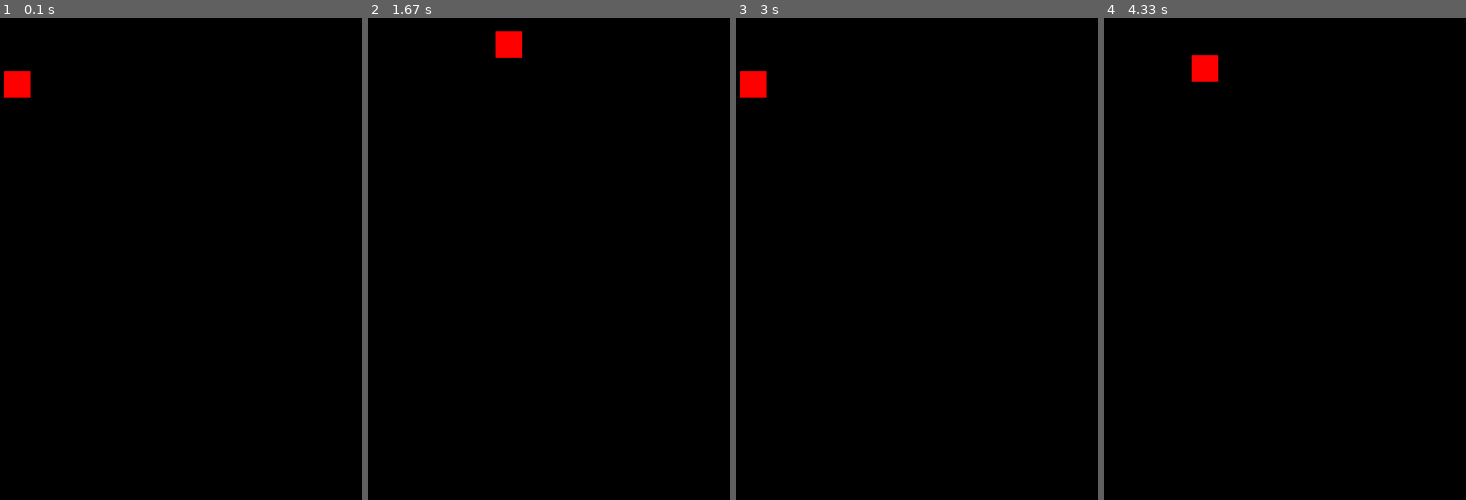
Above: before the commit, frames 1-4 (left to right).
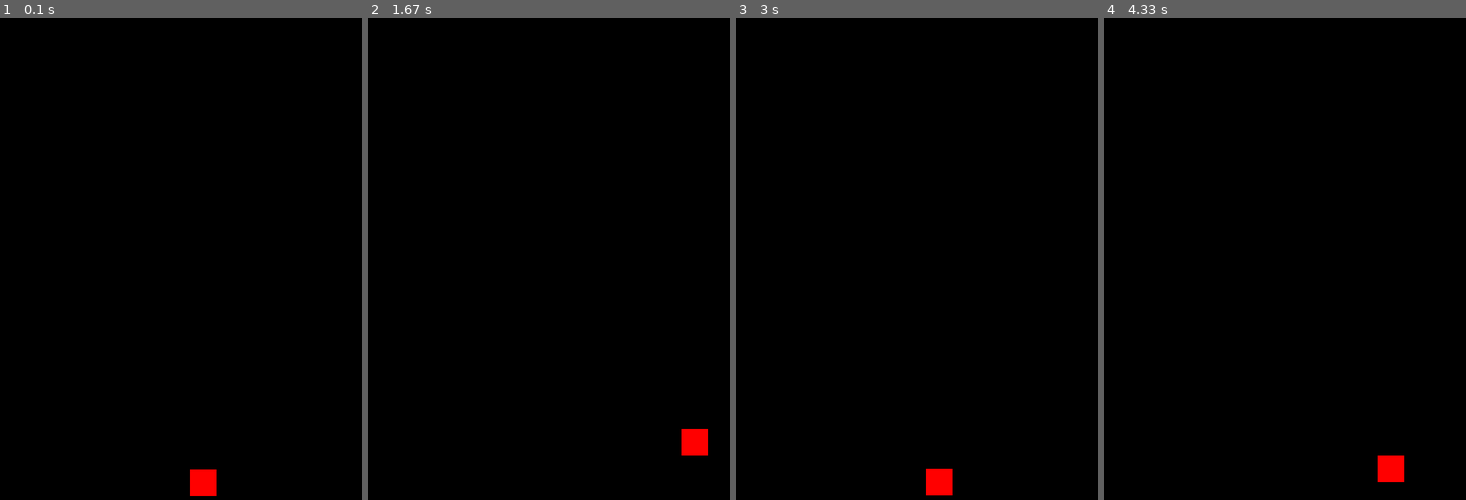
Above: after the commit, the same moments.

Repository: Equipe-Rocket-ES2024/PSA
Game: pygame game, started from main.py
Two runs of this game, one before a commit and one after it. Both use one fixed random seed, a clock stepped at 60 frames per second and the inputs below.
Inputs:
- Up to frame 1 (0.1 s): no input
- Up to frame 2 (1.67 s): hold Right 0.33-0.8 s; hold Up 0.83-1.13 s; hold Right 1.17-1.63 s
- Up to frame 3 (3 s): hold Left 1.67-2.2 s; hold Down 2.23-2.53 s; hold Left 2.57-2.97 s
- Up to frame 4 (4.33 s): hold Up 3-3.37 s; hold Right 3.4-4.03 s; hold Down from 4.07 s (still down)

The runs differ from the first frame. In frame 1, 0.8% of the frame differs, in the area x 1-60%, y 11-100%; in frame 2, 0.8%; in frame 3, 0.8%; in frame 4, 0.8%.

Commit message:
Melhorias e correções.

Diff:
--- a/src/entities/spaceship/spaceship.py
+++ b/src/entities/spaceship/spaceship.py
@@ -1,13 +1,27 @@
 from pygame import Surface
-import pygame
 from src.library.object.object import Object
+from src.library.pygame.pygame import PygameEngine
 from src.library.vector.vector import Vector
+from src.library.pygame.keys import Keys
 
 
 class Spaceship(Object):
 
     def __init__(self, screen: Surface, position: Vector) -> None:
+        self.pygame_engine = PygameEngine()
         self._screen: Surface = screen
-        self._position = pygame.Vector2(4, 5)
+        self._position = self.pygame_engine.default_position(18, 35)
         self._size = 2
         self._speed = 10
+        self.pixel_to_meters = 20
+        self._sprite = ""
+
+    def move_spaceship(self, delta_time: int) -> None:
+        keys = self.pygame_engine.get_key_pressed()
+        self._position.x += (
+            keys[Keys.K_RIGHT.value] - keys[Keys.K_LEFT.value]) * self._speed * (delta_time / 1000)
+        self._position.y += (
+            keys[Keys.K_DOWN.value] - keys[Keys.K_UP.value]) * self._speed * (delta_time / 1000)
+
+    def draw_spaceship(self) -> None:
+        self.pygame_engine.draw_rect(self._screen, (255, 0, 0), self._position, self._size, self.pixel_to_meters)
--- a/src/game/game.py
+++ b/src/game/game.py
@@ -4,7 +4,7 @@
 from src.library.pygame.pygame import PygameEngine
 from src.library.object.object import Object
 from src.library.pygame.keys import Keys
-
+from src.library.constants.game_config_constants import GameConfigConstants
 
 class Game:
 
@@ -16,10 +16,12 @@
         self.screen = self.setup.screen
         self.spaceship = Spaceship(self.screen, None)
         self.objects = []
+        self.clock = self.pygame_engine.start_clock()
+        self.delta_time = 0
+        self.game_config_constants = GameConfigConstants()
         self.add_objects(self.spaceship)
 
     def run_game(self):
-        clock = self.pygame_engine.start_clock()
 
         while self.running:
 
@@ -39,24 +41,13 @@
             if self.running == False:
                 break
 
-            keys = pygame.key.get_pressed()
+            self.delta_time = self.clock.tick(60)
 
-            dt = clock.tick(60)
+            self.spaceship.move_spaceship(self.delta_time)
 
-            self.spaceship._position.x += (
-                keys[Keys.K_RIGHT.value] - keys[Keys.K_LEFT.value]) * self.spaceship._speed * (dt / 1000)
-            self.spaceship._position.y += (
-                keys[Keys.K_DOWN.value] - keys[Keys.K_UP.value]) * self.spaceship._speed * (dt / 1000)
+            self.screen.fill(self.game_config_constants.GAME_BACKGROUND_COLOR)
 
-            self.screen.fill("black")
-
-            pixel_to_meters = 20
-
-            pygame.draw.rect(
-                self.screen, (255, 0, 0),
-                (self.spaceship._position.x * pixel_to_meters, self.spaceship._position.y *
-                 pixel_to_meters, self.spaceship._size * pixel_to_meters, self.spaceship._size * pixel_to_meters)
-            )
+            self.spaceship.draw_spaceship()
 
             self.pygame_engine.display_flip()
 
--- /dev/null
+++ b/src/library/constants/game_config_constants.py
@@ -0,0 +1,2 @@
+class GameConfigConstants:
+    GAME_BACKGROUND_COLOR = "black"
--- a/src/library/engine/engine.py
+++ b/src/library/engine/engine.py
@@ -1,4 +1,9 @@
+from typing import Tuple
+from pygame import Surface
+import pygame
 from abc import ABC, abstractmethod
+
+from src.library.vector.vector import Vector
 
 
 class Engine(ABC):
@@ -21,3 +26,26 @@
     @abstractmethod
     def display_flip(self) -> None:
         pass
+
+    @abstractmethod
+    def get_key_pressed(self) -> int:
+        pass
+
+    @abstractmethod
+    def default_position(self, pos_x: int, pos_y: int) -> pygame.Vector2:
+        pass
+
+    @abstractmethod
+    def draw_rect(
+        self,
+        screen: Surface,
+        color: Tuple[int, int, int],
+        position: Vector,
+        size: Tuple[int, int],
+        pixel_to_meters: int
+    ) -> None:
+        pass
+
+    @abstractmethod
+    def load_sprite_image(self, src_sprite: str) -> Surface:
+        pass
--- a/src/library/object/object.py
+++ b/src/library/object/object.py
@@ -7,3 +7,4 @@
         self._position: Vector = None
         self._speed: Vector = None
         self._size = 0
+        self.pixel_to_meters = 0
--- a/src/library/pygame/pygame.py
+++ b/src/library/pygame/pygame.py
@@ -1,10 +1,14 @@
+from typing import Tuple
 from src.library.engine.engine import Engine
 import pygame
-
+from pygame import Surface
+from src.library.vector.vector import Vector
+from src.library.constants.game_config_constants import GameConfigConstants
 
 class PygameEngine(Engine):
 
     def __init__(self) -> None:
+        self.game_config_constants = GameConfigConstants()
         pass
 
     def display_init(self) -> None:
@@ -18,3 +22,25 @@
 
     def display_flip(self) -> None:
         return pygame.display.flip()
+
+    def get_key_pressed(self) -> int:
+        return pygame.key.get_pressed()
+
+    def default_position(self, pos_x: int, pos_y: int) -> pygame.Vector2:
+        return pygame.Vector2(pos_x, pos_y)
+
+    def draw_rect(
+        self,
+        screen: Surface,
+        color: Tuple[int, int, int],
+        position: Vector,
+        size: Tuple[int, int],
+        pixel_to_meters: int
+    ) -> None:
+        return pygame.draw.rect(
+            screen, (color),
+            (position.x * pixel_to_meters, position.y * pixel_to_meters, size * pixel_to_meters, size * pixel_to_meters)
+        )
+
+    def load_sprite_image(self, src_sprite: str) -> Surface:
+        return pygame.image.load(self.game_config_constants.GAME_BACKGROUND_COLOR).convert_alpha()
Binary file added: src/assets/sprites/player_spaceship.png
Empty file added: src/library/constants/__init__.py
